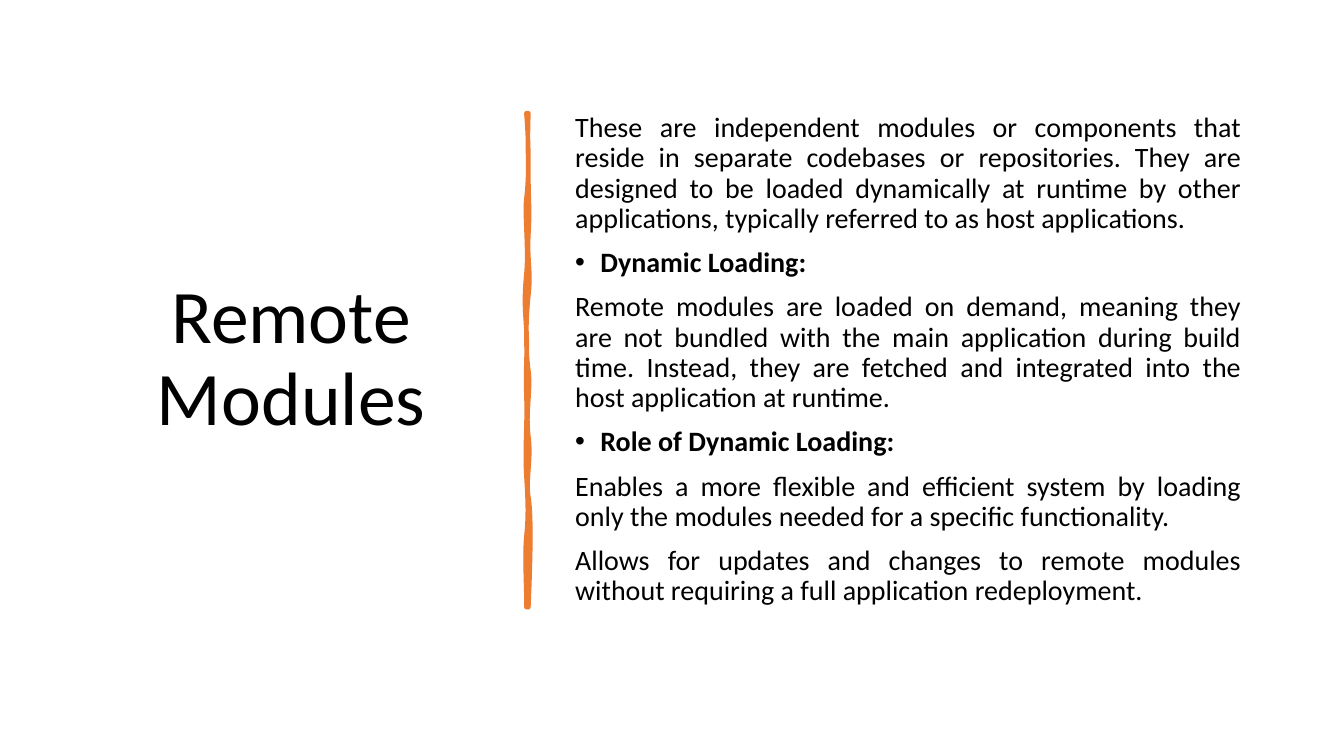
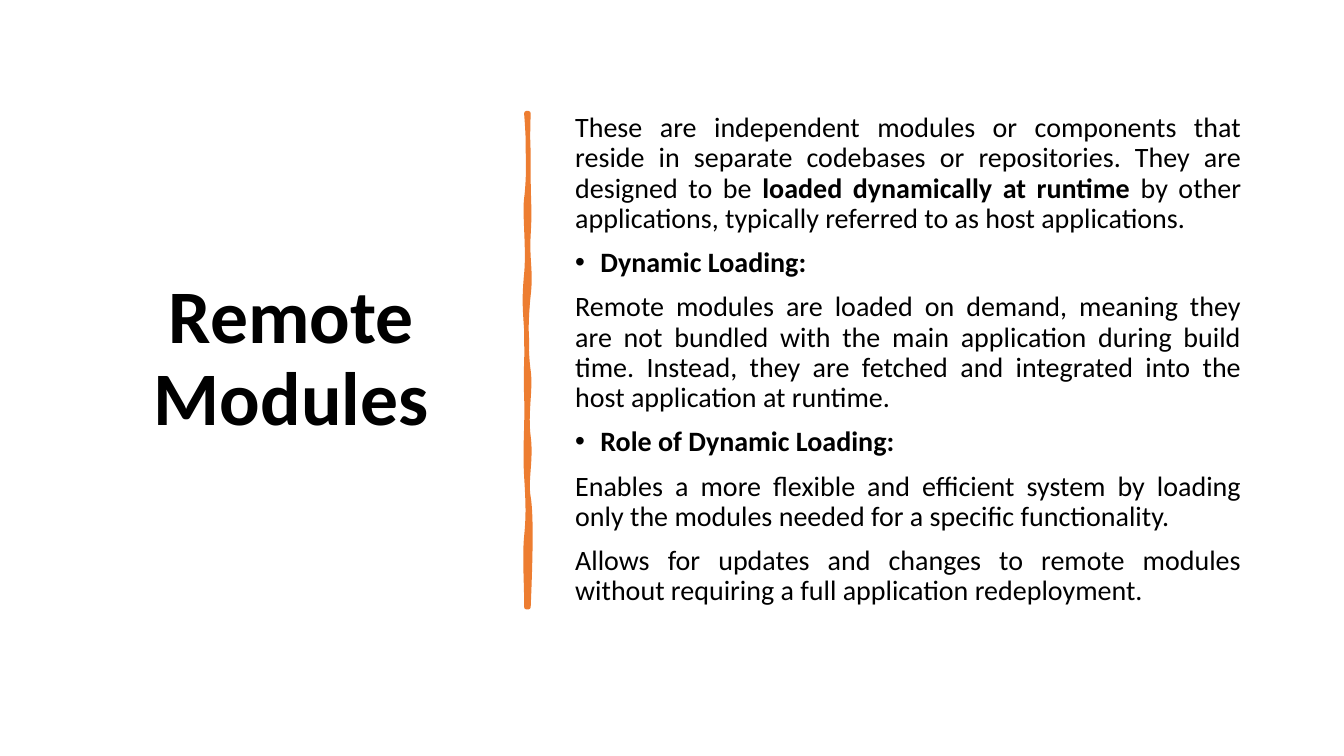
Before and after one commit to stevensamir20/Module-Federation, a slide deck: slide 9 of Module Federation.pptx (slide 8 before the commit). Drawn at 1344x756 pixels with LibreOffice and Linux fonts; fonts in the diff are those of the drawing. Boxes give left, top, right and bottom in pixels: in the first picture for what was removed or moved away, otherwise in the second. Text is boxed around its words. In the diff, an @@ line names an element or a change of style, - is before the commit and + after.

```diff
--- a/Module Federation.pptx
+++ b/Module Federation.pptx
@@ title "Remote Modules" at [154, 294, 428, 426]: bold on @@
@@ text at [575, 117, 1241, 233]: bold on in "loaded dynamically at runtime" @@
```
Also in this commit, not shown: 15 other slides changed, 1 slide added.
